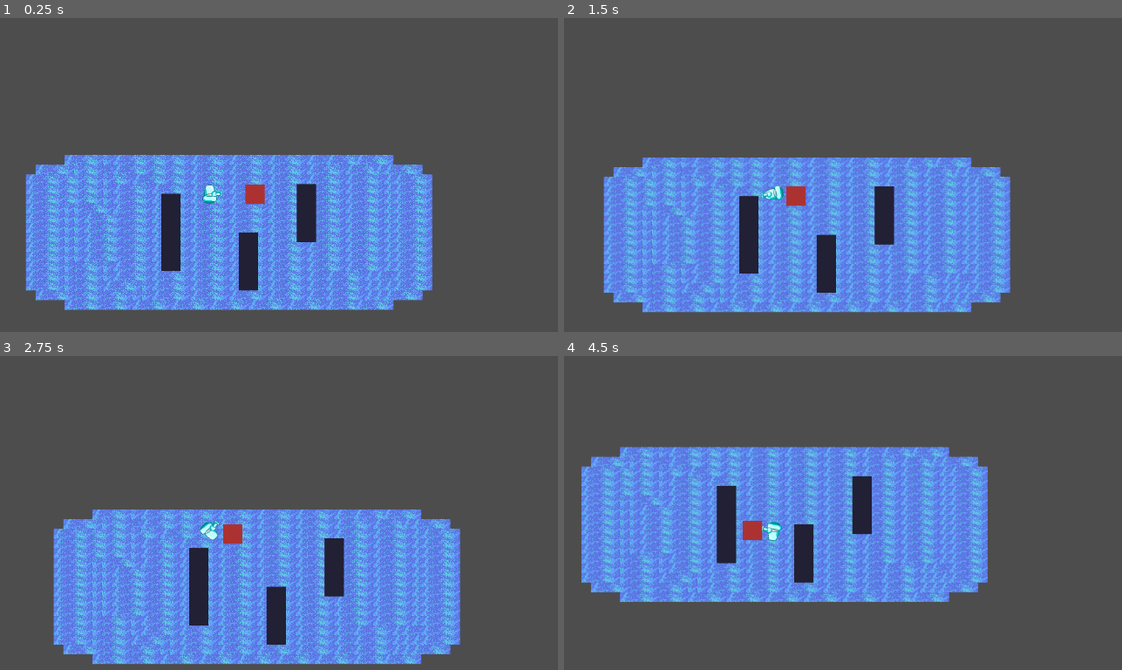
Above: before the commit, frames 1-4 (two rows, left to right).
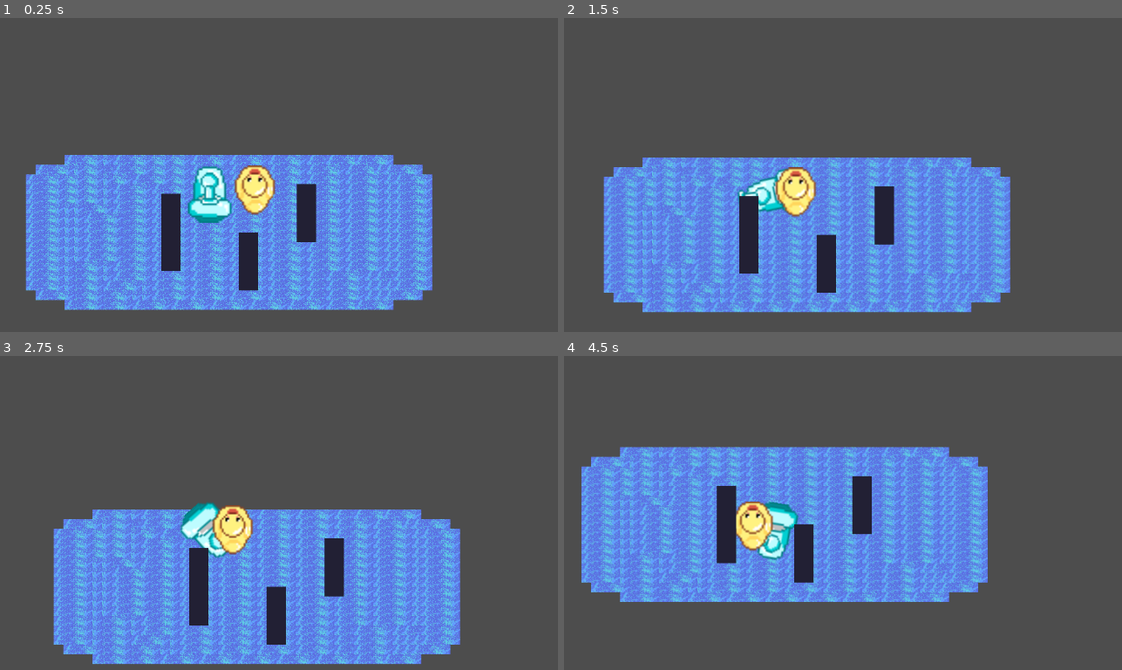
Above: after the commit, the same moments.

Repository: Butlchr17/BubbleBoats2
Game: Godot game, scene res://Scenes/Scene(1).tscn
Two runs of this game, one before a commit and one after it. Both use one fixed random seed, a clock stepped at 60 frames per second and the inputs below.
Inputs (mouse positions are in pixels of both pictures, inside the frame that each line leads up to):
- Up to frame 1 (0.25 s): no input
- Up to frame 2 (1.5 s): move the mouse to (926, 175) at 0.52 s; hold D (Right) 0.53-1.28 s; hold Q 0.53-1.28 s; move the mouse to (636, 212) at 1.27 s; hold S (Down) from 1.28 s (still down); tap Q at 1.35 s
- Up to frame 3 (2.75 s): move the mouse to (279, 447) at 2.02 s; release S (Down) at 2.03 s; hold D (Right) from 2.03 s (still down); hold Q from 2.03 s (still down)
- Up to frame 4 (4.5 s): move the mouse to (736, 610) at 2.77 s; release D (Right) at 2.78 s; release Q at 2.78 s; hold W (Up) 2.78-3.53 s; tap Q at 2.85, 4.35 s; move the mouse to (982, 591) at 3.52 s; hold Q 3.53-4.28 s; hold A (Left) from 3.53 s (still down); move the mouse to (564, 472) at 4.27 s

The runs differ from the first frame. In frame 1, 2.0% of the frame differs, in the area x 33-50%, y 46-66%; in frame 2, 1.4%; in frame 3, 1.7%; in frame 4, 1.6%.

Commit message:
changed the size of character and ai

Diff:
--- a/bubbleboats2/Scenes/ai_character.tscn
+++ b/bubbleboats2/Scenes/ai_character.tscn
@@ -1,6 +1,6 @@
 [gd_scene load_steps=4 format=3 uid="uid://cyn7e2bn8nlkc"]
 
-[ext_resource type="Texture2D" uid="uid://bysjf8tyuu7c3" path="res://Sprites/tempAISprite.png" id="1_3sv21"]
+[ext_resource type="Texture2D" uid="uid://ckdwaxygvwtsr" path="res://Sprites/Duck_2.png" id="1_r8kqm"]
 
 [sub_resource type="RectangleShape2D" id="RectangleShape2D_v313o"]
 
@@ -15,7 +15,9 @@
 
 [node name="Sprite2D" type="Sprite2D" parent="."]
 position = Vector2(1, 1)
-texture = ExtResource("1_3sv21")
+rotation = 1.5708
+scale = Vector2(3, 3)
+texture = ExtResource("1_r8kqm")
 
 [node name="ShootArea" type="Area2D" parent="."]
 scale = Vector2(10, 10)
--- a/bubbleboats2/Scenes/player_boat.tscn
+++ b/bubbleboats2/Scenes/player_boat.tscn
@@ -21,6 +21,7 @@
 
 [node name="Sprite2D" type="Sprite2D" parent="."]
 rotation = 1.5708
+scale = Vector2(3, 3)
 texture = ExtResource("2_uln3y")
 
 [node name="Camera2D" type="Camera2D" parent="."]
@@ -39,11 +40,12 @@
 shape = SubResource("RectangleShape2D_w0ie2")
 
 [node name="Turret" type="Node2D" parent="."]
+position = Vector2(0, -20)
 
 [node name="Sprite2D" type="Sprite2D" parent="Turret"]
 rotation = 3.14159
+scale = Vector2(3, 3)
 texture = ExtResource("4_seitt")
-offset = Vector2(-8, 0)
 
 [connection signal="body_shape_entered" from="TerrainDetector" to="TerrainDetector" method="_on_body_shape_entered"]
 [connection signal="body_shape_entered" from="ObstacleDetector" to="ObstacleDetector" method="_on_body_shape_entered"]
